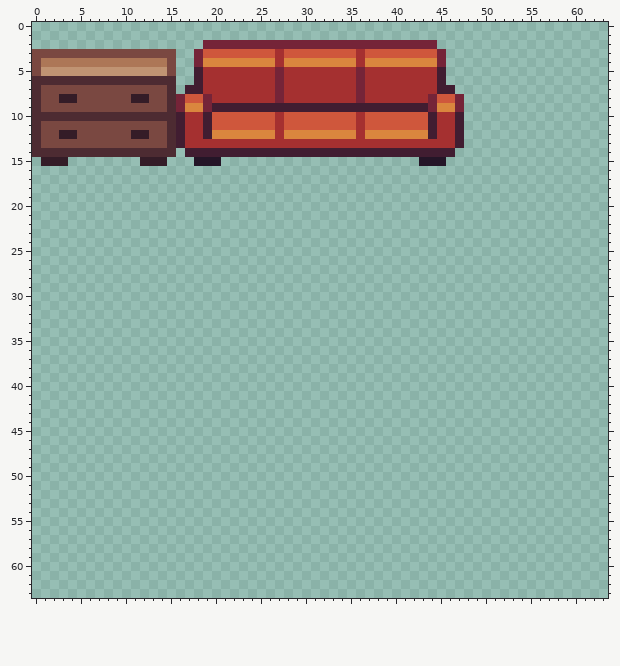
Pixel-art file: Assets/Sprites/Furnitures.aseprite. That is the earlier state.
64x64 pixels, 1 frame.
The result:
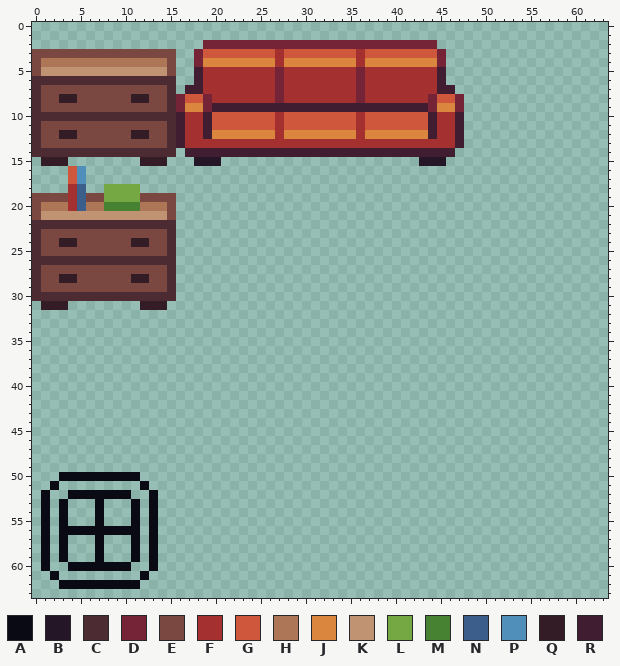
Palette (. is transparent): A #090a14  B #241527  C #4d2b32  D #752438  E #7a4841  F #a53030  G #cf573c  H #ad7757  J #da863e  K #c09473  L #75a743  M #468232  N #3c5e8b  P #4f8fba  Q #341c27  R #411d31
Message: Furnitures are now prefabs
Change:
Changed rows in their new state; - is an unchanged pixel.
first column x 0:
16 ----GP----------
17 ----GP----------
18 ----FN--LLLL----
19 EEEEFNEELLLLEEEE
20 EHHHFNHHMMMMHHHE
21 EKKKKKKKKKKKKKKE
22 CCCCCCCCCCCCCCCC
23 CEEEEEEEEEEEEEEC
24 CEEQQEEEEEEQQEEC
25 CEEEEEEEEEEEEEEC
26 CCCCCCCCCCCCCCCC
27 CEEEEEEEEEEEEEEC
28 CEEQQEEEEEEQQEEC
29 CEEEEEEEEEEEEEEC
30 CCCCCCCCCCCCCCCC
31 -QQQ--------QQQ-
first column x 1:
50 --AAAAAAAAA--
51 -A---------A-
52 A--AAAAAAA--A
53 A-A---A---A-A
54 A-A---A---A-A
55 A-A---A---A-A
56 A-AAAAAAAAA-A
57 A-A---A---A-A
58 A-A---A---A-A
59 A-A---A---A-A
60 A--AAAAAAA--A
61 -A---------A-
62 --AAAAAAAAA--
Boxes around the changes in both pictures, in picture pixels (x1, y1, x2, y2):
added: (32, 166, 176, 310)
added: (41, 472, 158, 589)
